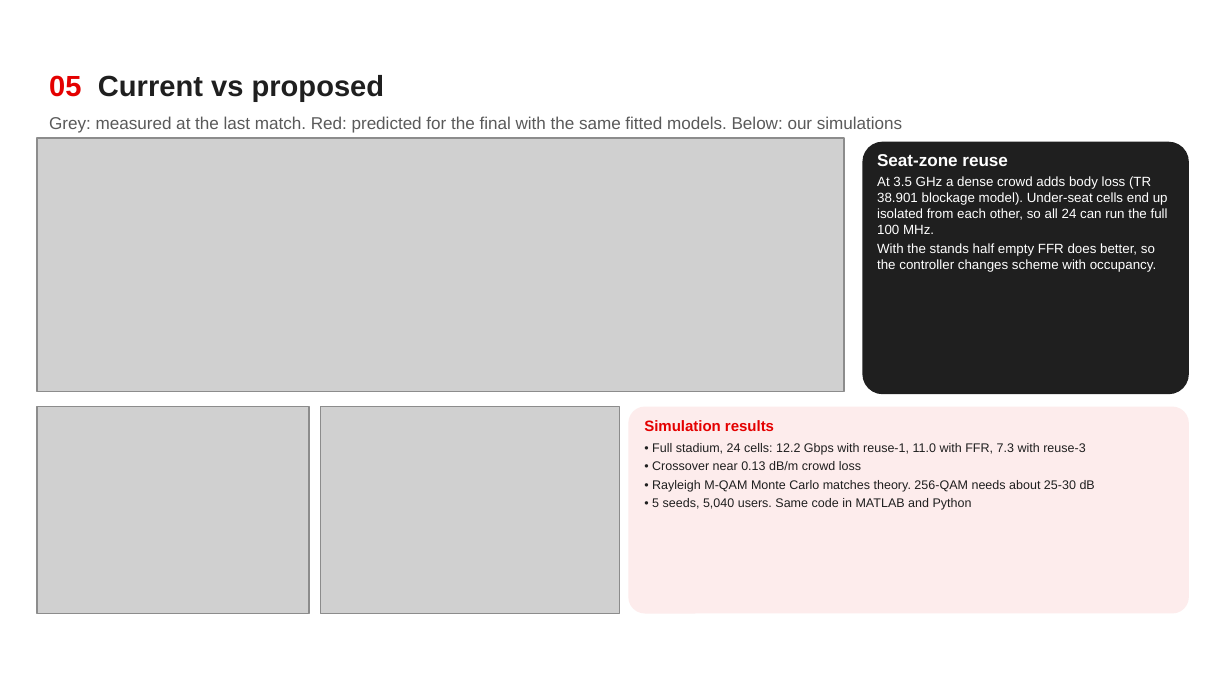
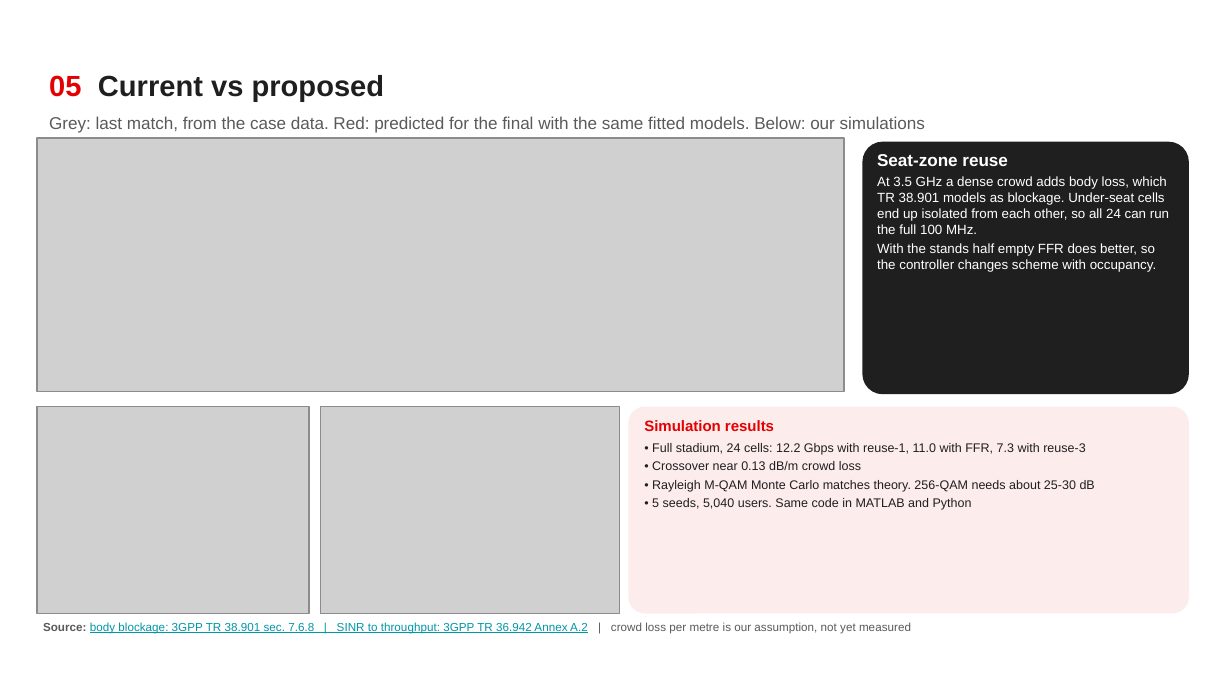
Before and after one commit to ShreyaNarasimhaKamath/Airtel_Synq_Hackathon-, a slide deck: slide 6 of Airtel_Sync_Stadium_Surge.pptx. Drawn at 1232x693 pixels with LibreOffice and Linux fonts; fonts in the diff are those of the drawing; grey boxes stand for pictures; background and template pictures are left out. Boxes give left, top, right and bottom in pixels: in the first picture for what was removed or moved away, otherwise in the second. Text is boxed around its words. In the diff, an @@ line names an element or a change of style, - is before the commit and + after.

Commit message:
Add source links, mark assumptions, update video and method diagram

```diff
--- a/Airtel_Sync_Stadium_Surge.pptx
+++ b/Airtel_Sync_Stadium_Surge.pptx
@@ text at [49,116,925,133]: text changed @@
-Grey: measured at the last match. Red: predicted for the final with the same fitted models. Below: our simulations
+Grey: last match, from the case data. Red: predicted for the final with the same fitted models. Below: our simulations
@@ text at [877,176,1169,234]: text changed @@
-At 3.5 GHz a dense crowd adds body loss (TR 38.901 blockage model). Under-seat cells end up isolated from each other, so all 24 can run the full 100 MHz.
+At 3.5 GHz a dense crowd adds body loss, which TR 38.901 models as blockage. Under-seat cells end up isolated from each other, so all 24 can run the full 100 MHz.
@@ text added at [43,622,911,634], 6.8 pt, text #0097A7, underline @@
+Source: body blockage: 3GPP TR 38.901 sec. 7.6.8 | SINR to throughput: 3GPP TR 36.942 Annex A.2 | crowd loss per metre is our assumption, not yet measured
```
Also in this commit, not shown: 5 other slides changed, 7 other files.
